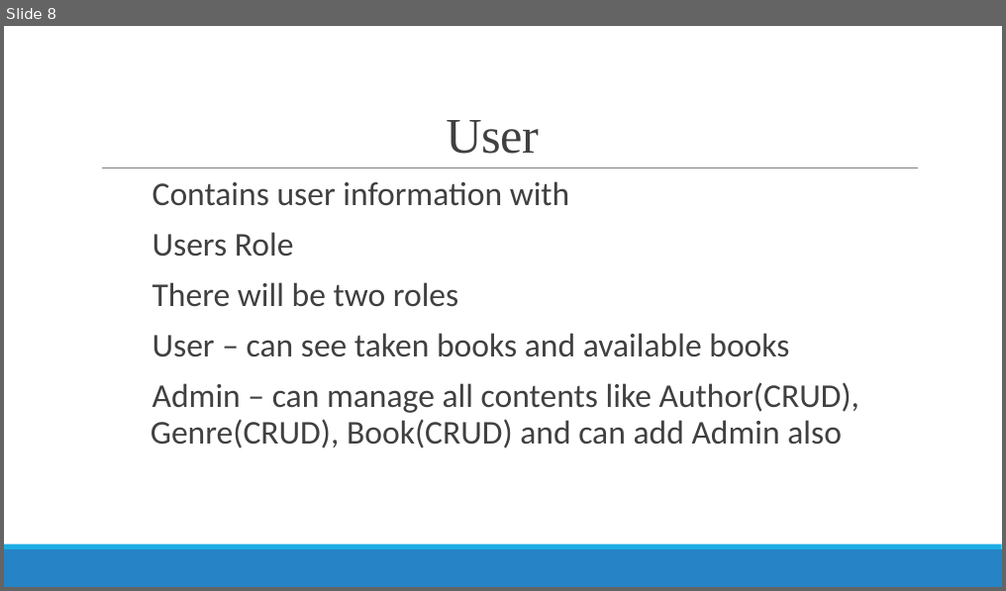
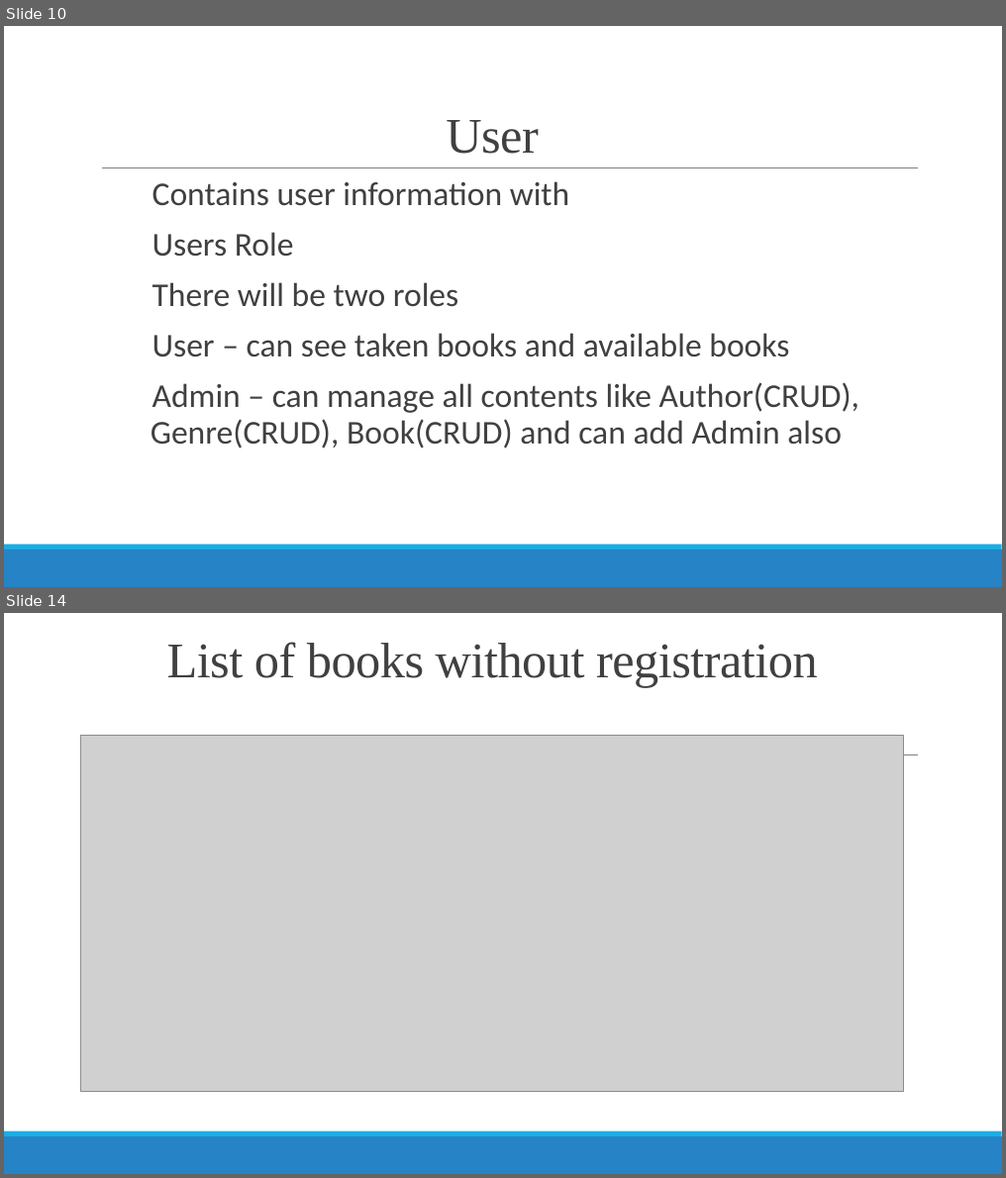
Before and after one commit to javohir101dev/online-library-management, a slide deck: documents/Online Library Management System.pptx. Shown one above the other, each under a label of ours: slide 8 before the commit, slides 10 and 14 after it; the slides between them are not shown. The pictures are 1006x591 and 1006x1178 pixels, drawn with LibreOffice and Linux fonts; fonts in the diff are those of the drawing; grey boxes stand for pictures. Boxes give left, top, right and bottom in pixels: in the first picture for what was removed or moved away, otherwise in the second. Text is boxed around its words. In the diff, an @@ line names an element or a change of style, - is before the commit and + after.

```diff
--- a/documents/Online Library Management System.pptx
+++ b/documents/Online Library Management System.pptx
@@ slide 14 added at <box>4,613,1002,1174</box>, background #FFFFFF; not listed: 3 template elements that a slide beside it also shows @@
@@ title added at <box>167,642,818,688</box>, 48 pt, text #404040 @@
+List of books without registration
@@ picture added at <box>80,735,904,1091</box> @@
@@ what was slide 8 is now slide 10 @@
```
Also in this commit, not shown: 7 slides changed, 5 other slides added, 5 other files.
